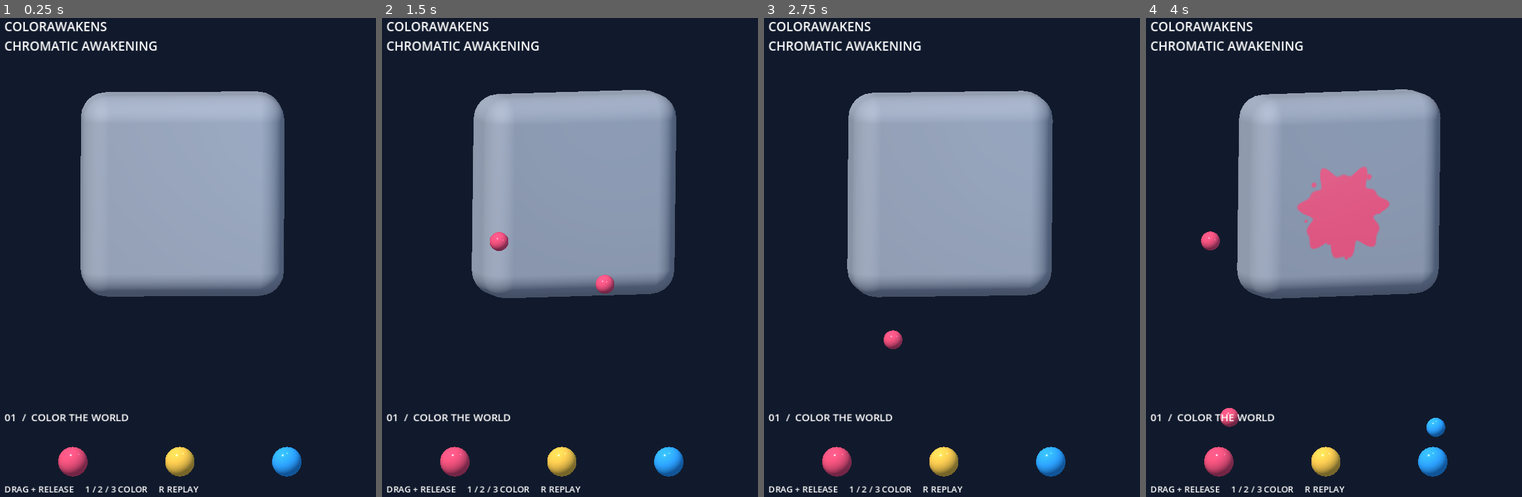
Above: before the commit, frames 1-4 (left to right).
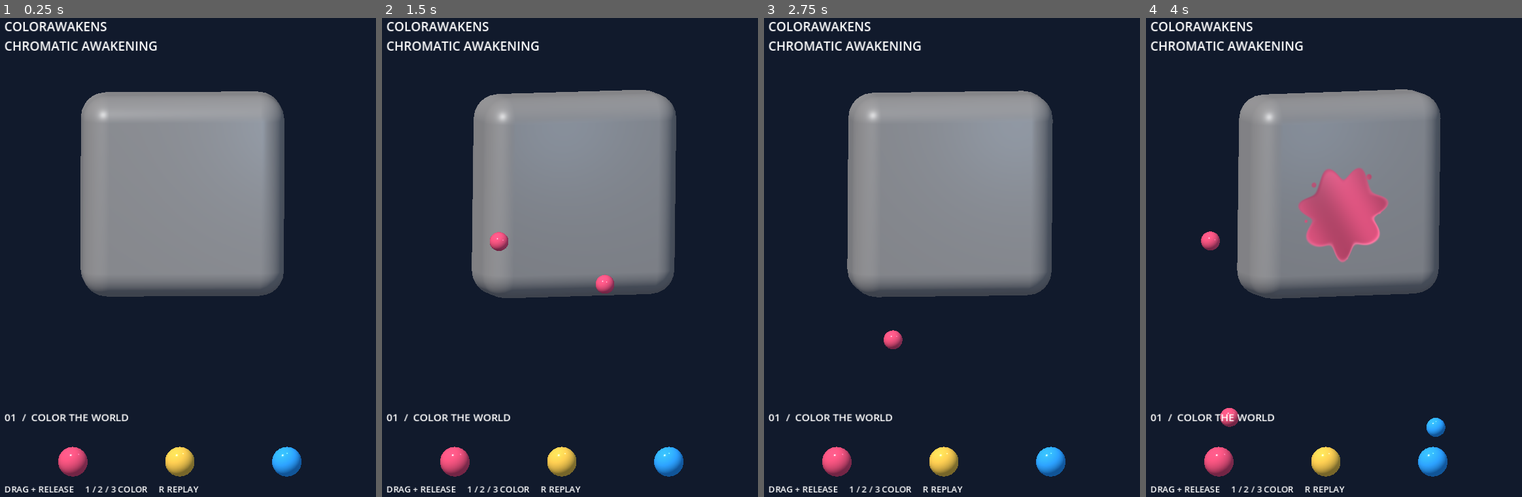
Above: after the commit, the same moments.

Repository: z-jingqi/Colorawakens
Game: Godot game, scene res://prototype/main3d.tscn
Same seed, same stepped clock (60 frames per second), same inputs: the game is played once before the commit and once after it.
Inputs (mouse positions are in pixels of both pictures, inside the frame that each line leads up to):
- Up to frame 1 (0.25 s): no input
- Up to frame 2 (1.5 s): tap Enter at 0.5 s; move the mouse to (648, 233) at 0.52 s; tap 1 at 0.6 s; click (648, 233) at 0.67 s; tap Space at 0.77 s; drag from (483, 286) to (543, 362) at 1.27 s
- Up to frame 3 (2.75 s): move the mouse to (982, 142) at 2.02 s; tap R at 2.1 s; click (982, 142) at 2.17 s
- Up to frame 4 (4 s): drag from (1307, 362) to (1209, 180) at 2.77 s; move the mouse to (1443, 338) at 3.52 s; tap 3 at 3.6 s; click (1443, 338) at 3.67 s; tap Space at 3.77 s

The runs differ from the first frame. In frame 1, 23% of the frame differs, in the area x 21-76%, y 15-59%; in frame 2, 22%; in frame 3, 23%, in the area x 22-77%, y 15-59%; in frame 4, 21%.

Commit message:
feat: refine chromatic absorption and particle release sequence

Diff:
--- a/prototype/paint3d.gdshader
+++ b/prototype/paint3d.gdshader
@@ -2,10 +2,16 @@
 uniform vec4 marks[16];
 uniform vec4 pigments[16];
 uniform int count=0;
+uniform float awaken=0.;
+uniform float energy=0.;
+vec3 hsv(float h){return clamp(abs(fract(vec3(h)+vec3(0.,.666667,.333333))*6.-3.)-1.,0.,1.);}
 varying vec3 local_pos;
-void vertex(){local_pos=VERTEX;}
+varying vec3 view_x;
+varying vec3 view_y;
+void vertex(){local_pos=VERTEX;view_x=(MODELVIEW_MATRIX*vec4(1.,0.,0.,0.)).xyz;view_y=(MODELVIEW_MATRIX*vec4(0.,1.,0.,0.)).xyz;}
 void fragment(){
- vec3 color=vec3(.57,.60,.65);
+ vec3 color=vec3(.52,.51,.50);
+ vec2 ridge=vec2(0.);
  float wetness=0.;
  for(int i=0;i<16;i++){
   if(i>=count) break;
@@ -13,7 +19,7 @@
   float age=marks[i].w;
   float growth=1.-exp(-age*6.);
   float a=atan(d.y,d.x);
-  float radius=mix(.06,.7,growth)*(1.+.15*sin(a*7.+float(i))+.08*sin(a*13.));
+  float radius=mix(.06,.7,growth)*(1.+.15*sin(a*7.+float(i))+.04*sin(a*11.));
   float mask=1.-smoothstep(radius-.025,radius+.025,length(d));
   for(int j=0;j<8;j++){
    float angle=float(j)*2.39996+float(i);
@@ -21,10 +27,19 @@
    float r=(.04+.025*sin(float(j)*3.))*growth;
    mask=max(mask,1.-smoothstep(r-.015,r+.015,length(d-satellite)));
   }
-  color=mix(color,pigments[i].rgb,mask*.97);
+  ridge+=normalize(d.xy+vec2(.0001))*exp(-pow((length(d)-radius)/.04,2.))*.27*mask;
+  float rim=exp(-pow((length(d)-radius)/.045,2.));
+  vec3 ink=pigments[i].rgb*(.9+.1*sin(d.x*5.+d.y*3.));
+  ink+=rim*.08;
+  color=mix(color,ink,mask*.97);
   wetness=max(wetness,mask*(.25+.75*exp(-age*2.)));
  }
+ float hue=local_pos.x*.14+local_pos.y*.2+sin(local_pos.y*2.+TIME*.7)*.09+TIME*.045;
+ vec3 rainbow=mix(vec3(1.),hsv(hue),.72);
+ color=mix(color,rainbow,awaken);
+ NORMAL=normalize(NORMAL-(view_x*ridge.x+view_y*ridge.y)*(1.-awaken));
  ALBEDO=color;
- ROUGHNESS=mix(.72,.16,wetness);
+ EMISSION=rainbow*awaken*(.12+energy*.6);
+ ROUGHNESS=mix(mix(.48,.12,wetness),.19,awaken);
  SPECULAR=.65;
 }
